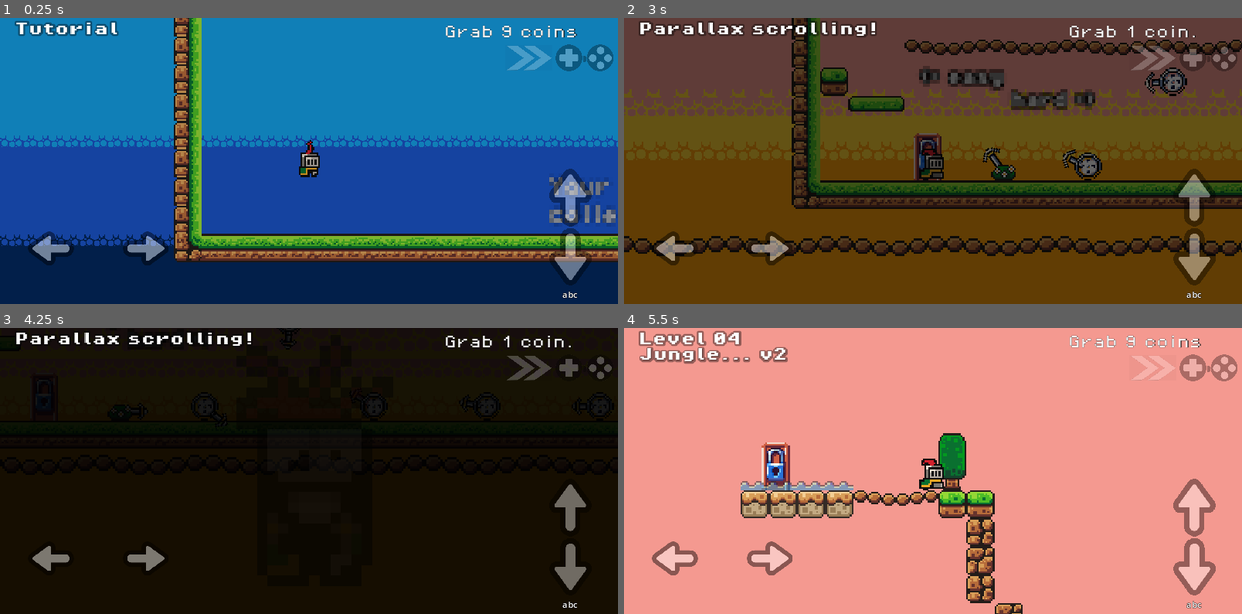
Above: before the commit, frames 1-4 (two rows, left to right).
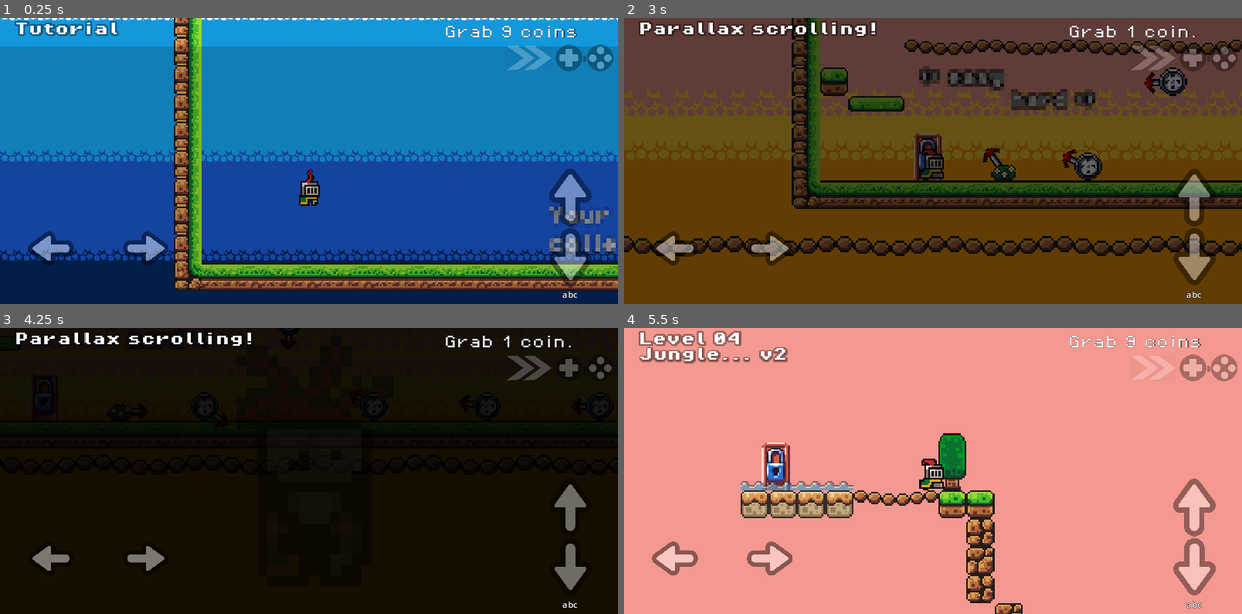
Above: after the commit, the same moments.

Repository: olivierpons/godot-prout-2d
Game: Godot game, scene res://scene/levels/level_01.tscn
Two runs of this game, one before a commit and one after it. Both use one fixed random seed, a clock stepped at 60 frames per second and the inputs below.
Inputs:
- Up to frame 1 (0.25 s): no input
- Up to frame 2 (3 s): hold D (move_right) 0.53-2.03 s; tap X (next_level) every 0.75 s from 0.6 to 2.85 s; tap Delete (jump) at 0.77, 1.52 s; hold A (move_left) 2.03-2.78 s; hold D (move_right) from 2.78 s (still down)
- Up to frame 3 (4.25 s): keep holding D (move_right); tap Delete (jump) at 3.02, 3.77 s; tap X (next_level) at 3.6 s
- Up to frame 4 (5.5 s): release D (move_right) at 4.28 s; hold A (move_left) 4.28-5.03 s; tap X (next_level) at 4.35, 5.1 s; tap Delete (jump) at 4.52 s; hold D (move_right) from 5.03 s (still down)

The runs differ from the first frame. In frame 1, 31% of the frame differs, in the area x 0-100%, y 0-96%; in frame 2, 0.2%; in frame 3, less than 0.1%; in frame 4, nothing differs.

Commit message:
Add nicer bubble image

Diff:
--- a/scene/dialog_bubble.tscn
+++ b/scene/dialog_bubble.tscn
@@ -1,12 +1,12 @@
 [gd_scene load_steps=13 format=3 uid="uid://cyajrbivyt230"]
 
 [ext_resource type="Script" path="res://scripts/dialog_bubble.gd" id="1_kjaf7"]
-[ext_resource type="Texture2D" uid="uid://cq7tg53jo8nmv" path="res://assets/sprites/nine-patch-dialog.png" id="1_o0ut8"]
-[ext_resource type="Texture2D" uid="uid://jelas8its858" path="res://assets/sprites/dialogs.png" id="2_fj5c1"]
-[ext_resource type="AudioStream" uid="uid://eh5wcj65yogy" path="res://assets/sounds/bubble/Foley_Object_TypeWriter_Key_Mono_01.mp3" id="2_m4kxs"]
+[ext_resource type="AudioStream" uid="uid://g278ydujevgq" path="res://assets/sounds/bubble/Foley_Object_TypeWriter_Key_Mono_01.mp3" id="2_3el5l"]
+[ext_resource type="Texture2D" uid="uid://cybrceow57v2a" path="res://assets/sprites/dialogs.png" id="2_fj5c1"]
 [ext_resource type="FontFile" uid="uid://dgfh8ygbmywbn" path="res://assets/fonts/PixelOperator8.ttf" id="2_wx3co"]
-[ext_resource type="AudioStream" uid="uid://mbatppiiedms" path="res://assets/sounds/bubble/Foley_Object_TypeWriter_Key_Mono_02.mp3" id="3_ogqmo"]
-[ext_resource type="AudioStream" uid="uid://c8uw8xi521krd" path="res://assets/sounds/bubble/Foley_Object_TypeWriter_Return_Mono.mp3" id="4_ic426"]
+[ext_resource type="AudioStream" uid="uid://clj7mytp2ye18" path="res://assets/sounds/bubble/Foley_Object_TypeWriter_Key_Mono_02.mp3" id="3_ivau3"]
+[ext_resource type="AudioStream" uid="uid://w8y5ctbd0luy" path="res://assets/sounds/bubble/Foley_Object_TypeWriter_Return_Mono.mp3" id="4_nw6al"]
+[ext_resource type="Texture2D" uid="uid://co5fvleos4nhe" path="res://assets/sprites/world_dungeon.png" id="7_eaxtf"]
 
 [sub_resource type="LabelSettings" id="LabelSettings_32s68"]
 line_spacing = 1.0
@@ -172,11 +172,11 @@
 size_flags_vertical = 6
 
 [node name="Sprite2D" type="Sprite2D" parent="VBoxContainer/Control"]
-position = Vector2(5, 8)
-scale = Vector2(0.5, 0.5)
-texture = ExtResource("1_o0ut8")
+position = Vector2(6.375, 7)
+scale = Vector2(0.661765, 0.875)
+texture = ExtResource("7_eaxtf")
 region_enabled = true
-region_rect = Rect2(56, 102, 22, 31)
+region_rect = Rect2(80, 16, 17, 16)
 
 [node name="AnimationPlayer" type="AnimationPlayer" parent="."]
 libraries = {
--- a/scene/levels/level_01.tscn
+++ b/scene/levels/level_01.tscn
@@ -277,7 +277,8 @@
 zoom = Vector2(4, 4)
 process_callback = 0
 limit_bottom = 160
-position_smoothing_speed = 10.0
+position_smoothing_enabled = true
+position_smoothing_speed = 8.0
 
 [node name="FadeInOut" parent="Player" instance=ExtResource("9_4sgkj")]
 visible = false
--- a/scene/player.tscn
+++ b/scene/player.tscn
@@ -395,7 +395,12 @@
 
 [node name="AudioStreamPlayer2DSfx" type="AudioStreamPlayer2D" parent="."]
 
-[node name="RayCast2D" type="RayCast2D" parent="."]
-position = Vector2(0, 10)
+[node name="RayCast_1" type="RayCast2D" parent="."]
+position = Vector2(-2, 10)
 target_position = Vector2(0, 2)
 hit_from_inside = true
+
+[node name="RayCast_2" type="RayCast2D" parent="."]
+position = Vector2(2, 10)
+target_position = Vector2(0, 2)
+hit_from_inside = true
--- a/scripts/dialog_bubble.gd
+++ b/scripts/dialog_bubble.gd
@@ -27,7 +27,7 @@
 		label.text += char
 		if char == "\n":
 			play_rand_sound(sounds_return)
-			timer.wait_time = 1.25
+			timer.wait_time = 1.05
 		else:
 			play_rand_sound(sounds_click)
 			timer.wait_time = 0.05
--- a/scripts/global.gd
+++ b/scripts/global.gd
@@ -57,7 +57,7 @@
 # from https://www.gdquest.com/tutorial/godot/audio/background-music-transition/
 # properly adapted!
 func crossfade_to(audio_stream: AudioStream) -> void:
-	# return
+	return
 	if audio_current == null:  # First time here:
 		_track_2.stream = audio_stream
 		_anim_player.play("fade_in_only_track_2")
--- a/scripts/player.gd
+++ b/scripts/player.gd
@@ -10,7 +10,8 @@
 @export var min_jump_force: float = 80.0  # Minimal jump force
 @export var max_jump_force: float = 300.0  # Maximale jump force
 @export var gravity:float = 980.0
-@onready var ray_cast_2d = $RayCast2D
+@onready var ray_cast_1 = $RayCast_1
+@onready var ray_cast_2 = $RayCast_2
 
 
 @export_group("Sounds")
@@ -74,7 +75,7 @@
 	if (
 		Input.is_action_pressed("move_down")
 		and is_on_floor()
-		and not ray_cast_2d.is_colliding()
+		and not (ray_cast_1.is_colliding() or ray_cast_2.is_colliding())
 	):
 		is_descending = true
 		descending_timer = descending_delay
Binary file removed: assets/sprites/nine-patch-dialog.png
Binary file changed: assets/sprites/world_dungeon.png
Not shown: 1 places in scene/canvas_layer_for_all.tscn that only renumber resources
Not shown: 1 places in scene/dialog_bubble.tscn that only renumber resources
Not shown, removed: assets/sounds/bubble/Foley_Object_TypeWriter_Key_Mono_01.wav
Not shown, removed: assets/sounds/bubble/Foley_Object_TypeWriter_Key_Mono_02.wav
Not shown, removed: assets/sounds/bubble/Foley_Object_TypeWriter_Return_Mono.wav
Not shown, changed: export/index.html
Not shown, changed: export/index.pck
Not shown, changed: export/index.service.worker.js
